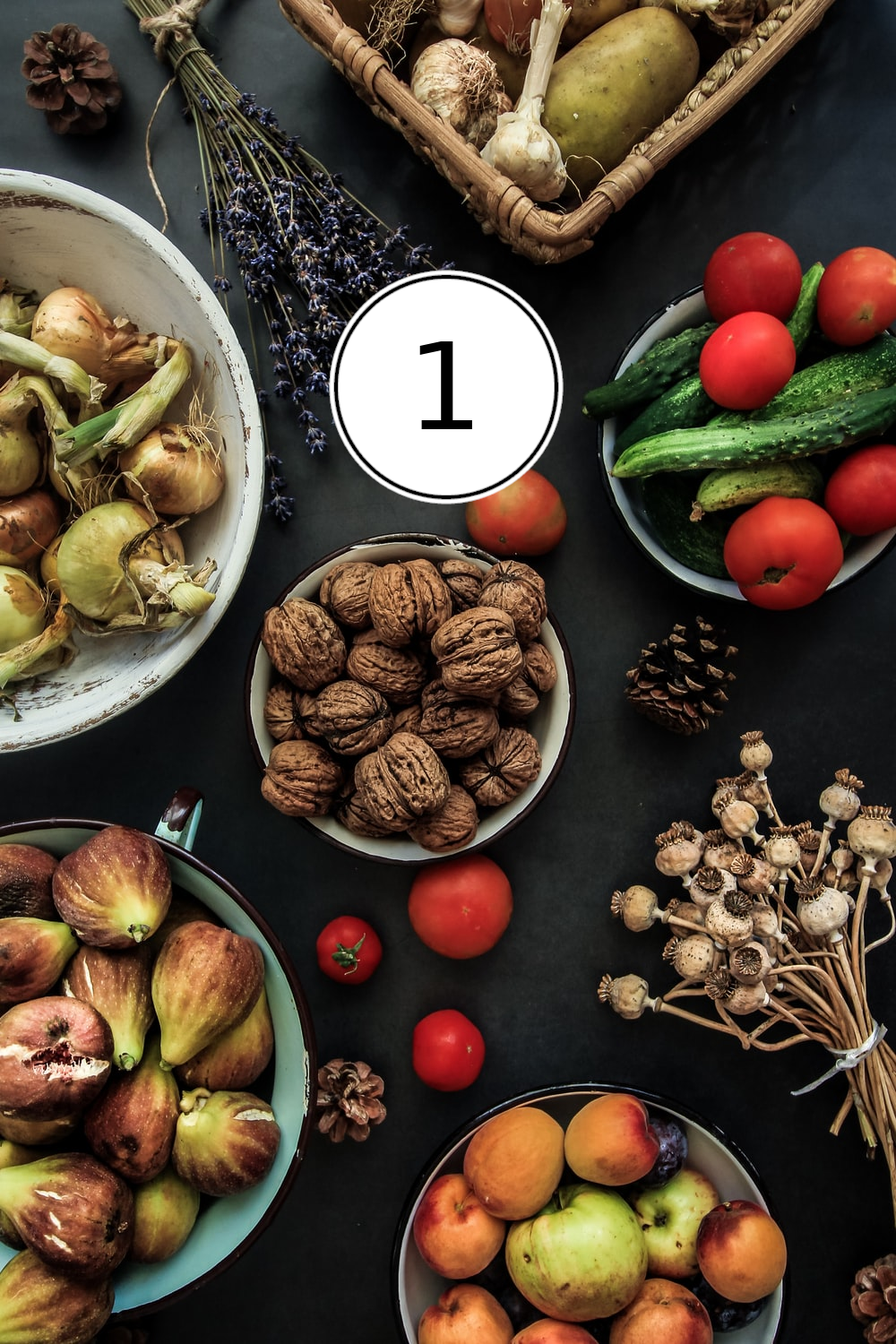
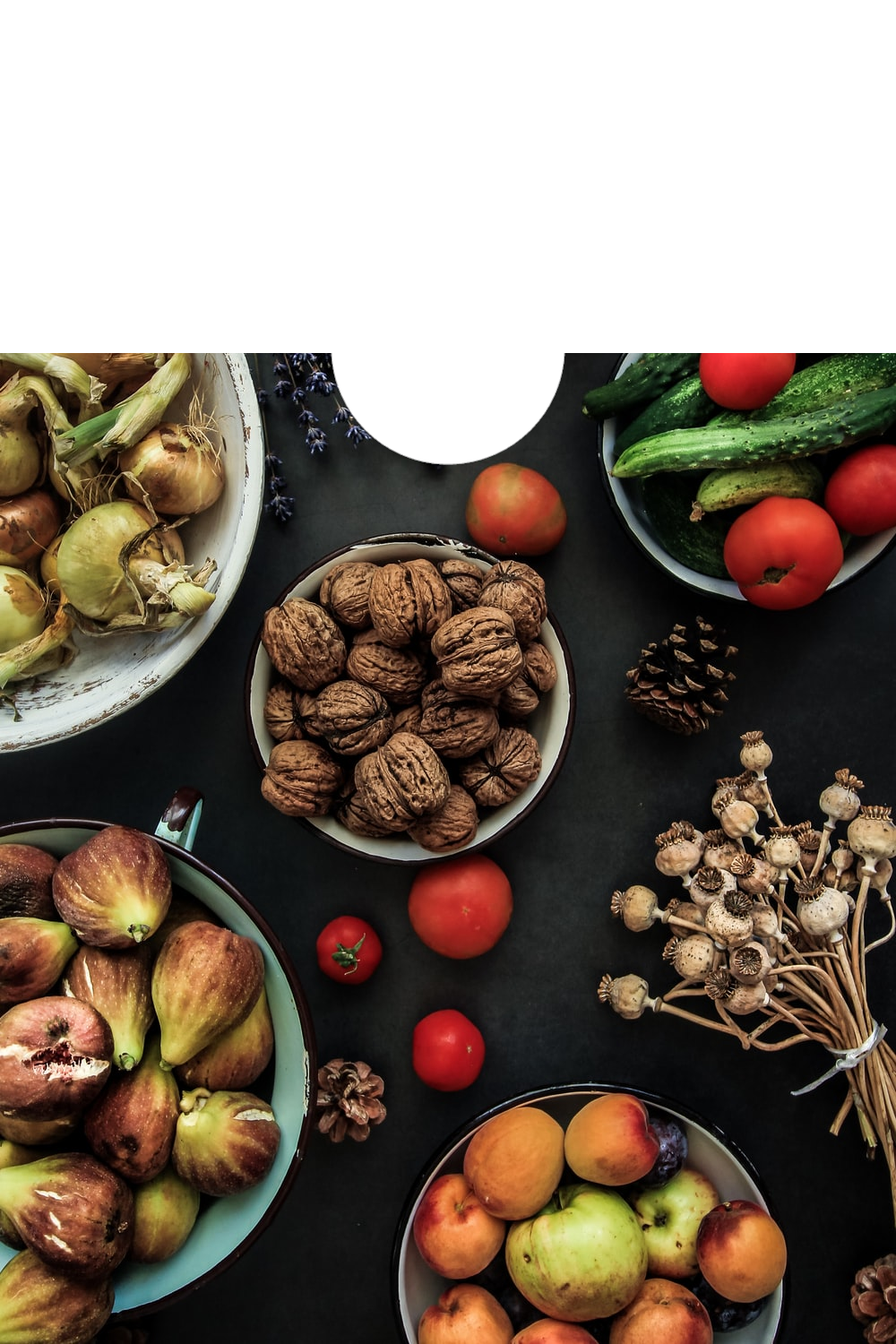
Before/after of a 896x1344 layered artwork. What changed in the layer stack:
painted on "1" over [419, 341, 473, 430]
painted on "step1.jpeg" over [0, 0, 896, 505]
